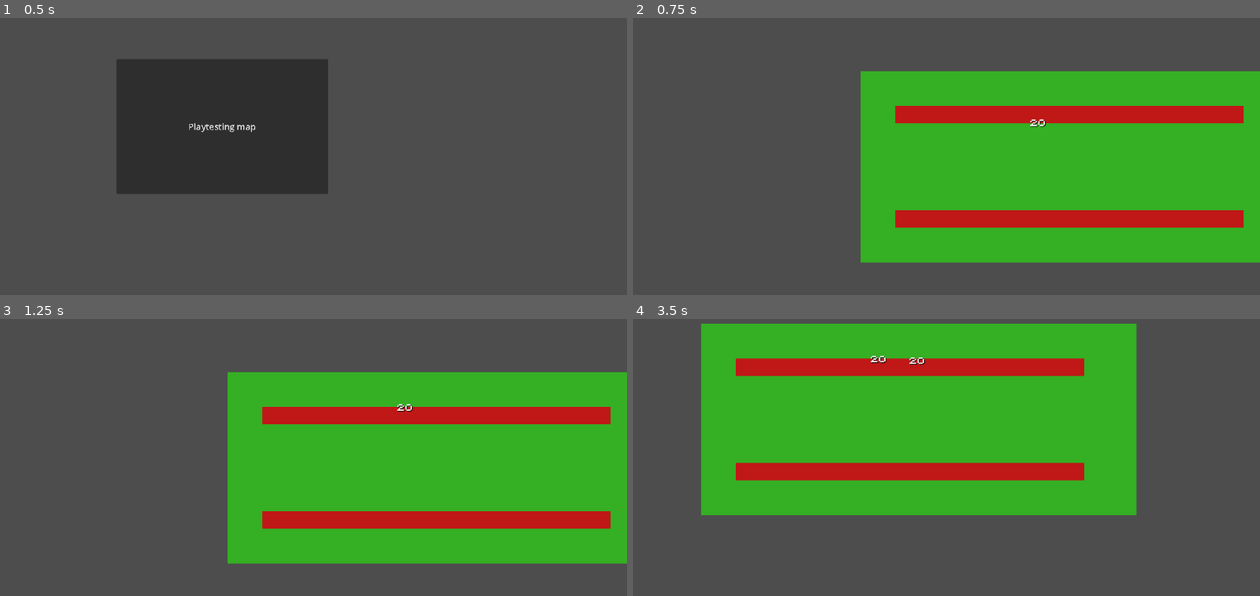
Above: before the commit, frames 1-4 (two rows, left to right).
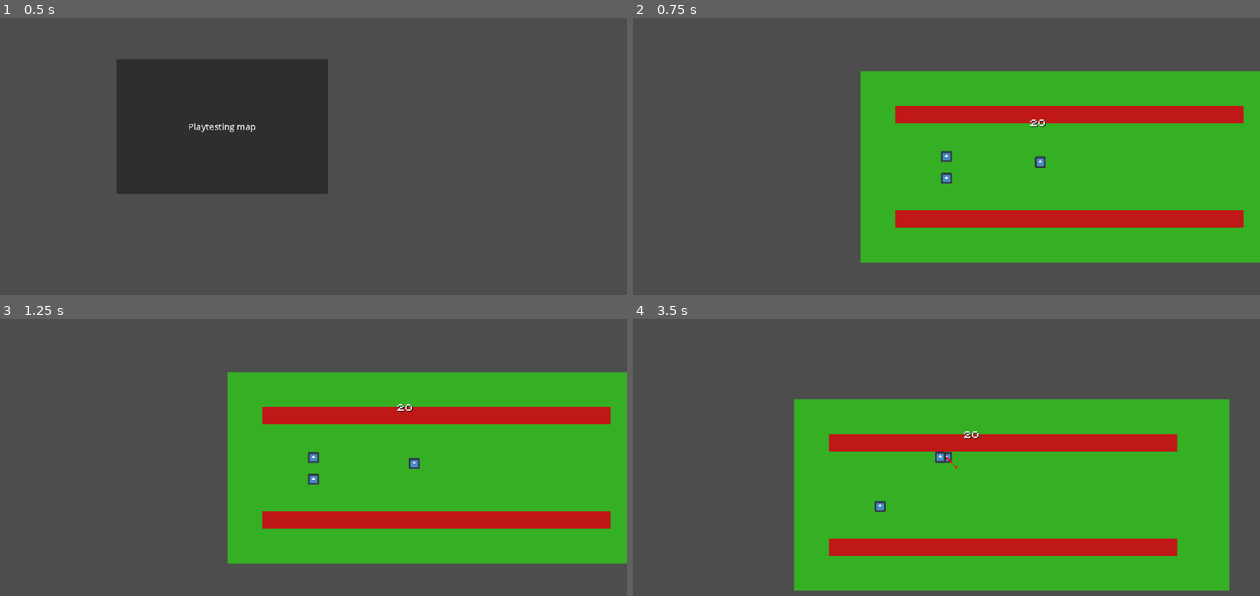
Above: after the commit, the same moments.

Repository: mothisgaming/Like-Moths-To-Flame
Game: Godot game, scene res://MainMenu.tscn
Same seed, same stepped clock (60 frames per second), same inputs: the game is played once before the commit and once after it. Before the commit the project has no main scene; this scene is started directly in both runs. The engine's default icon, where the game draws it, is replaced by a stand-in: a white triangle on a blue panel in a dark square.
Inputs (mouse positions are in pixels of both pictures, inside the frame that each line leads up to):
- Up to frame 1 (0.5 s): no input
- Up to frame 2 (0.75 s): click "Playtesting map" at 0.5 s
- Up to frame 3 (1.25 s): no input
- Up to frame 4 (3.5 s): move the mouse to (1084, 440) at 1.27 s; press the mouse at (1084, 440) at 1.28 s; hold D (P1right) 1.28-2.03 s; tap Z (p2attack) at 1.55, 2.1, 3.05 s; move the mouse to (821, 474) at 2.02 s; release the mouse at (821, 474) at 2.03 s; hold S (P1down) 2.03-2.78 s; click (821, 474) at 2.3 s; move the mouse to (1009, 379) at 2.77 s; press the mouse at (1009, 379) at 2.78 s; hold D (P1right) from 2.78 s (still down)

Frame 1 is identical in both runs. In frame 2, 0.2% of the frame differs, in the area x 49-66%, y 47-60%; in frame 3, 0.2%; in frame 4, 57%, in the area x 10-96%, y 1-99%.

Commit message:
Add files via upload

Diff:
--- /dev/null
+++ b/Like Moths To Flame/Button2.gd
@@ -0,0 +1,7 @@
+extends Button
+
+
+
+
+
+func _on_button_down():
--- /dev/null
+++ b/Like Moths To Flame/GlobalVarStorage.gd
@@ -0,0 +1,11 @@
+extends Node
+
+var MeleeDamage = 20
+var IgniteDamage = 6
+var IgniteDuration = 3
+var swingspeed = 0.3
+
+var GunDamage = 20
+var FireDelay = 0.2
+
+var speed = 200
--- a/Like Moths To Flame/GlobalVarStorage.tscn
+++ b/Like Moths To Flame/GlobalVarStorage.tscn
@@ -1,3 +1,6 @@
-[gd_scene format=3 uid="uid://nmgs1oe5r2ww"]
+[gd_scene load_steps=2 format=3 uid="uid://nmgs1oe5r2ww"]
+
+[ext_resource type="Script" path="res://GlobalVarStorage.gd" id="1_svvxc"]
 
 [node name="Node" type="Node"]
+script = ExtResource("1_svvxc")
--- a/Like Moths To Flame/Player1.gd
+++ b/Like Moths To Flame/Player1.gd
@@ -2,9 +2,9 @@
 
 
 #speed
-@export var speed = 200
+@export var speed = Global.speed
 var tempspeed = speed
-var accel = 50
+var accel = speed/4
 
 var playerID = 1
 var state = "normal"
@@ -13,9 +13,9 @@
 var reviveimmunity = 0
 var kbduration = 0.2
 #weaponstats
-var bulletdamage = 20
-var firedelay = 0
-var knockback = 60
+var bulletdamage = Global.GunDamage
+var firedelay:float
+var knockback = 0.4
 
 func _physics_process(delta):
 	var embers = get_parent().get_parent().embers
@@ -38,15 +38,11 @@
 
 			velocity.x = max(velocity.x - accel, -tempspeed)
 			tempspeed = speed
-		else:
-			velocity.x = lerp(velocity.x,0.0,0.2)
 		if Input.is_action_pressed("P1down"):
 			velocity.y = min(velocity.y + accel, tempspeed)
 		elif Input.is_action_pressed("P1up"):
 			velocity.y = max(velocity.y - accel, -tempspeed)
-		else:
-			velocity.y = lerp(velocity.y,0.0,0.2)
-
+		move_and_slide()
 		if embers <= 0:
 			state = "vulnerable"
 		get_parent().get_node("WeaponHit").set_rotation(self.get_angle_to(get_global_mouse_position()))
@@ -82,6 +78,9 @@
 			if embers > 0:
 				state = "normal"
 			elif embers == 0: state = "vulnerable"
+
+	velocity.x = lerp(velocity.x,0.0,0.2)
+	velocity.y = lerp(velocity.y,0.0,0.2)
 	move_and_slide()
 func _on_revive_box_body_entered(body):
 	if body is CharacterBody2D:
@@ -100,20 +99,24 @@
 	if angletolaunch <= PI and angletolaunch >= PI/2:
 		midpoint = (3 * PI)/4
 		percenttomidpoint = (angletolaunch - midpoint)/(PI/4) * 100
+		kbtoapply.x = -kbtoapply.x
 	elif angletolaunch >= -PI and angletolaunch <= -PI/2:
 		midpoint = -(3 * PI)/4
 		percenttomidpoint = (angletolaunch - midpoint)/(-PI/4) * 100
+		kbtoapply.x = -kbtoapply.x
+		kbtoapply.y = -kbtoapply.y
 	elif angletolaunch <= 0 and angletolaunch >= -PI/2:
 		midpoint = -PI/4
 		percenttomidpoint = (angletolaunch - midpoint)/(PI/4)*100
+		kbtoapply.y = -kbtoapply.y
 	elif angletolaunch >= 0 and angletolaunch <= PI/2:
 		midpoint = PI/4
 		percenttomidpoint = (angletolaunch - midpoint)/(PI/4)*100
 	kbtoapply.x *= 100 - percenttomidpoint
 	kbtoapply.y *= 100 + percenttomidpoint
 	print(kbtoapply)
-	velocity = kbtoapply * 2
 	if state != "downed":
+		velocity = kbtoapply * 2
 		state = "knockedback"
 		kbduration = 0.2
 	get_parent().get_parent().embers -= enemydamage
@@ -127,4 +130,4 @@
 		if collider.has_method("get_hit"):
 			var Playerpoint = self.get_global_position()
 			collider.get_hit(bulletdamage, knockback,Playerpoint,collisionpoint)
-	firedelay = 0.2
+	firedelay = Global.FireDelay
--- a/Like Moths To Flame/Player2.gd
+++ b/Like Moths To Flame/Player2.gd
@@ -2,17 +2,17 @@
 
 var playerID = 2
 
-@export var speed = 200
+var speed = Global.speed
 var tempspeed = speed
-var totalvel = 200
-var accel = 50
-var knockback = 300
-var ignitestrength = 6
-var igniteduration = 3
-var damage = 20
-var swingduration:float = 0.3
+var accel = speed/4
+var knockback = 1.2
+var ignitestrength = Global.IgniteDamage
+var igniteduration = Global.IgniteDuration
+var damage = Global.MeleeDamage
+var swingduration:float = Global.swingspeed
 var kbduration = 0.2
 var state = "normal"
+
 
 var canberevived = false
 var revivetimer = 1
@@ -43,8 +43,6 @@
 			currentDirection ="left"
 			velocity.x = max(velocity.x - accel, -tempspeed)
 			tempspeed = speed
-		else:
-			velocity.x = lerp(velocity.x,0.0,0.2)
 		if Input.is_action_pressed("P2down"):
 			velocity.y = min(velocity.y + accel, tempspeed)
 			if dir.x == 0:
@@ -53,11 +51,9 @@
 			velocity.y = max(velocity.y - accel, -tempspeed)
 			if dir.x == 0:
 				currentDirection = "up"
-		else:
-			velocity.y = lerp(velocity.y,0.0,0.2)
 		if embers <= 0:
 			state = "vulnerable"
-		if Input.is_action_just_pressed("p2attack") and currentswingduration <= 0:
+		if Input.is_action_pressed("p2attack") and currentswingduration <= 0:
 			swing(dir)
 
 		if currentswingduration > 0:
@@ -98,6 +94,8 @@
 			if embers > 0:
 				state = "normal"
 			elif embers == 0: state = "vulnerable"
+	velocity.x = lerp(velocity.x,0.0,0.2)
+	velocity.y = lerp(velocity.y,0.0,0.2)
 	move_and_slide()
 func _on_revive_box_body_entered(body):
 	if body is CharacterBody2D:
@@ -157,8 +155,8 @@
 	kbtoapply.x *= 100 - percenttomidpoint
 	kbtoapply.y *= 100 + percenttomidpoint
 	print(kbtoapply)
-	velocity = kbtoapply * 2
 	if state != "downed":
+		velocity = kbtoapply * 2
 		state = "knockedback"
 		kbduration = 0.2
 	get_parent().get_parent().embers -= enemydamage
--- a/Like Moths To Flame/Players.gd
+++ b/Like Moths To Flame/Players.gd
@@ -1,6 +1,6 @@
 extends Node2D
 
-var defaultmaxembers = 100000000
+var defaultmaxembers = 100
 var embers = defaultmaxembers
 
 
--- a/Like Moths To Flame/Players.tscn
+++ b/Like Moths To Flame/Players.tscn
@@ -1,8 +1,9 @@
-[gd_scene load_steps=8 format=3 uid="uid://ltmix41kirrb"]
+[gd_scene load_steps=9 format=3 uid="uid://ltmix41kirrb"]
 
 [ext_resource type="Script" path="res://Player1.gd" id="1_ao4eb"]
 [ext_resource type="Script" path="res://Player2.gd" id="1_d3hxs"]
 [ext_resource type="Script" path="res://Players.gd" id="1_etl4v"]
+[ext_resource type="Texture2D" uid="uid://jrrlpoybm1nd" path="res://icon.svg" id="3_6j5x8"]
 
 [sub_resource type="RectangleShape2D" id="RectangleShape2D_jfee4"]
 
@@ -41,6 +42,11 @@
 [node name="CollisionShape2D" type="CollisionShape2D" parent="Player1Parent/Player1/ReviveBox"]
 shape = SubResource("RectangleShape2D_3380n")
 disabled = true
+
+[node name="Sprite2D" type="Sprite2D" parent="Player1Parent/Player1"]
+position = Vector2(0, 0.25)
+scale = Vector2(0.15625, 0.160156)
+texture = ExtResource("3_6j5x8")
 
 [node name="Player2Parent" type="Node2D" parent="."]
 
@@ -85,6 +91,11 @@
 shape = SubResource("RectangleShape2D_3dabv")
 disabled = true
 
+[node name="Sprite2D" type="Sprite2D" parent="Player2Parent/Player2"]
+position = Vector2(0, 0.25)
+scale = Vector2(0.15625, 0.160156)
+texture = ExtResource("3_6j5x8")
+
 [connection signal="body_entered" from="Player1Parent/Player1/ReviveBox" to="Player1Parent/Player1" method="_on_revive_box_body_entered"]
 [connection signal="body_exited" from="Player1Parent/Player1/ReviveBox" to="Player1Parent/Player1" method="_on_revive_box_body_exited"]
 [connection signal="body_entered" from="Player2Parent/Player2/ReviveBox" to="Player2Parent/Player2" method="_on_revive_box_body_entered"]
--- a/Like Moths To Flame/TestMeleeEnemy.gd
+++ b/Like Moths To Flame/TestMeleeEnemy.gd
@@ -158,7 +158,7 @@
 	if active == true:
 		if body is CharacterBody2D:
 			if body.has_method("take_damage"):
-				if body.reviveimmunity == 0:
+				if body.reviveimmunity == 0 and body.state != "downed":
 					if body.get_parent().get_parent().embers <= 0:
 						body.state = "downed"
 					var enemypos = self.get_global_position()
@@ -190,7 +190,7 @@
 			percenttomidpoint = (angletolaunch - midpoint)/(PI/4)*100
 		kbtoapply.x *= 100 - percenttomidpoint
 		kbtoapply.y *= 100 + percenttomidpoint
-		velocity = kbtoapply
+		velocity = kbtoapply * knockback
 		stundur = 0.3
 		health -= damage
 		var text = damagenumbers.instantiate()
--- a/Like Moths To Flame/melee_enemy_test.tscn
+++ b/Like Moths To Flame/melee_enemy_test.tscn
@@ -1,6 +1,7 @@
-[gd_scene load_steps=4 format=3 uid="uid://ckvsl5kwd27nk"]
+[gd_scene load_steps=5 format=3 uid="uid://ckvsl5kwd27nk"]
 
 [ext_resource type="Script" path="res://TestMeleeEnemy.gd" id="1_8f1mu"]
+[ext_resource type="Texture2D" uid="uid://jrrlpoybm1nd" path="res://icon.svg" id="2_0jqt5"]
 
 [sub_resource type="RectangleShape2D" id="RectangleShape2D_g3g0f"]
 
@@ -34,6 +35,11 @@
 position = Vector2(4, 1)
 shape = SubResource("RectangleShape2D_8s2e5")
 
+[node name="Sprite2D" type="Sprite2D" parent="."]
+position = Vector2(3, 1)
+scale = Vector2(0.15625, 0.160156)
+texture = ExtResource("2_0jqt5")
+
 [connection signal="body_entered" from="VisionCone" to="." method="_on_area_2d_body_entered"]
 [connection signal="body_exited" from="VisionCone" to="." method="_on_area_2d_body_exited"]
 [connection signal="body_entered" from="Hurtbox" to="." method="_on_hurtbox_body_entered"]
--- a/Like Moths To Flame/project.godot
+++ b/Like Moths To Flame/project.godot
@@ -11,8 +11,13 @@
 [application]
 
 config/name="Like Moths To Flame"
+run/main_scene="res://MainMenu.tscn"
 config/features=PackedStringArray("4.1", "Forward Plus")
 config/icon="res://icon.svg"
+
+[autoload]
+
+Global="*res://GlobalVarStorage.tscn"
 
 [gui]
 
Not shown, changed: Like Moths To Flame/export_presets.cfg
